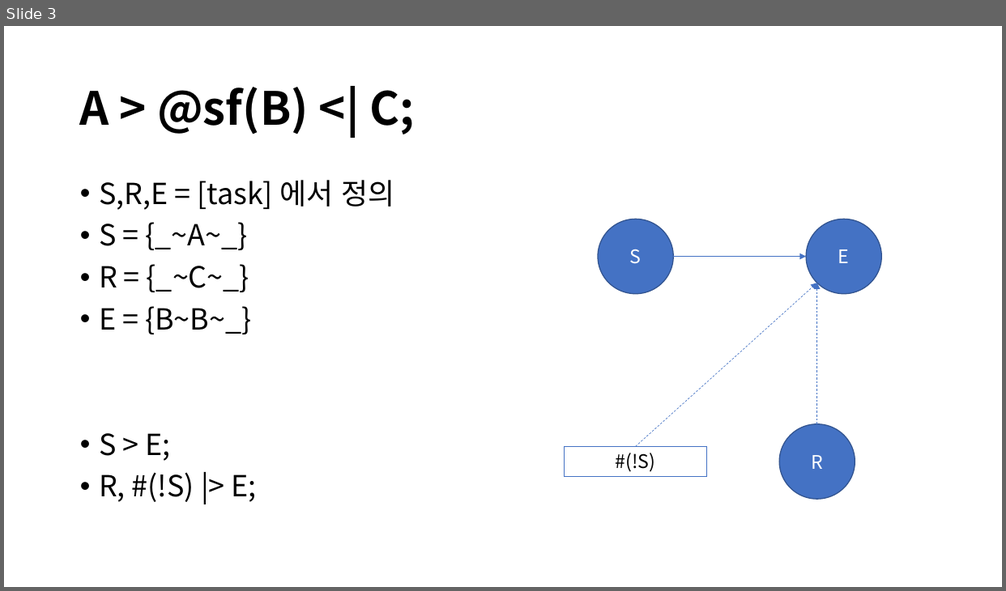
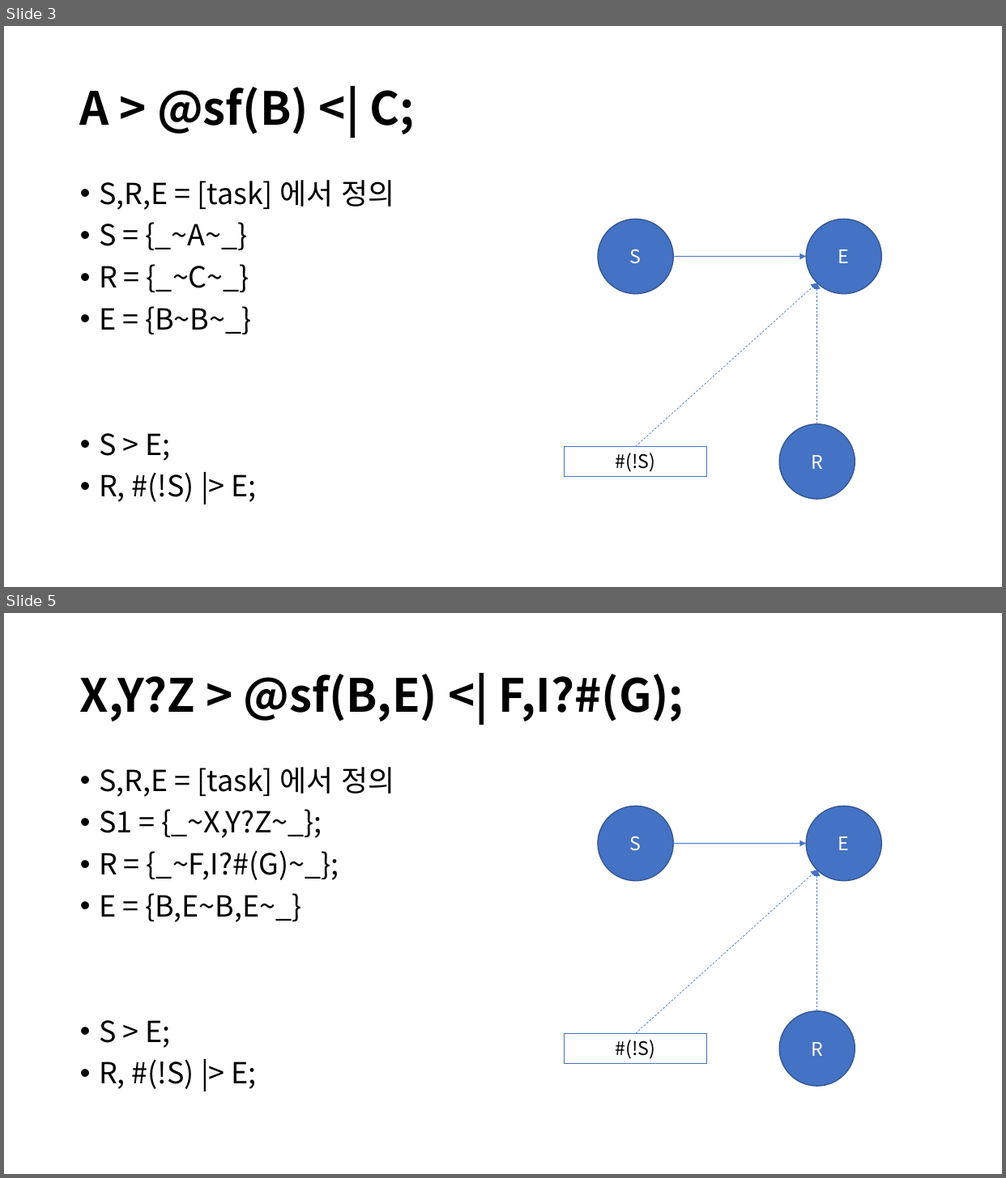
Before and after one commit to DualsoftDev/ds, a slide deck: Doc/PowerPoint/macro.pptx. Shown one above the other, each under a label of ours: slide 3 before the commit, slides 3 and 5 after it; the slides between them are not shown. The pictures are 1006x591 and 1006x1178 pixels, drawn with LibreOffice and Linux fonts; fonts in the diff are those of the drawing. Boxes give left, top, right and bottom in pixels: in the first picture for what was removed or moved away, otherwise in the second. Text is boxed around its words. In the diff, an @@ line names an element or a change of style, - is before the commit and + after.

```diff
--- a/Doc/PowerPoint/macro.pptx
+++ b/Doc/PowerPoint/macro.pptx
@@ slide 5 added at [4,613,1002,1174], background #FFFFFF @@
@@ title added at [80,674,684,722], 44 pt, text #000000, bold @@
+X,Y?Z > @sf(B,E) <| F,I?#(G);
@@ text added at [99,767,394,1089], 28 pt, text #000000 @@
+• S,R,E = [task] 에서 정의
+• S1 = {_~X,Y?Z~_};
+• R = {_~F,I?#(G)~_};
+• E = {B,E~B,E~_}
+• S > E;
+• R, #(!S) |> E;
@@ ellipse added at [598,806,673,881], fill #4472C4, outline #325491 1 pt, 18 pt, text #FFFFFF @@
+S
@@ ellipse added at [807,806,882,881], fill #4472C4, outline #325491 1 pt, 18 pt, text #FFFFFF @@
+E
@@ arrow added from (673, 844) to (807, 844), #4472C4 0.5 pt @@
@@ arrow added from (636, 1033) to (817, 870), #4472C4 0.5 pt dashed @@
@@ arrow added from (817, 1012) to (817, 870), #4472C4 0.5 pt dashed @@
@@ ellipse added at [780,1012,855,1086], fill #4472C4, outline #325491 1 pt, 18 pt, text #FFFFFF @@
+R
@@ rectangle added at [564,1033,707,1063], fill #FFFFFF, outline #4472C4 1 pt, 18 pt, text #000000 @@
+#(!S)
```
Also in this commit, not shown: 1 slide changed.
